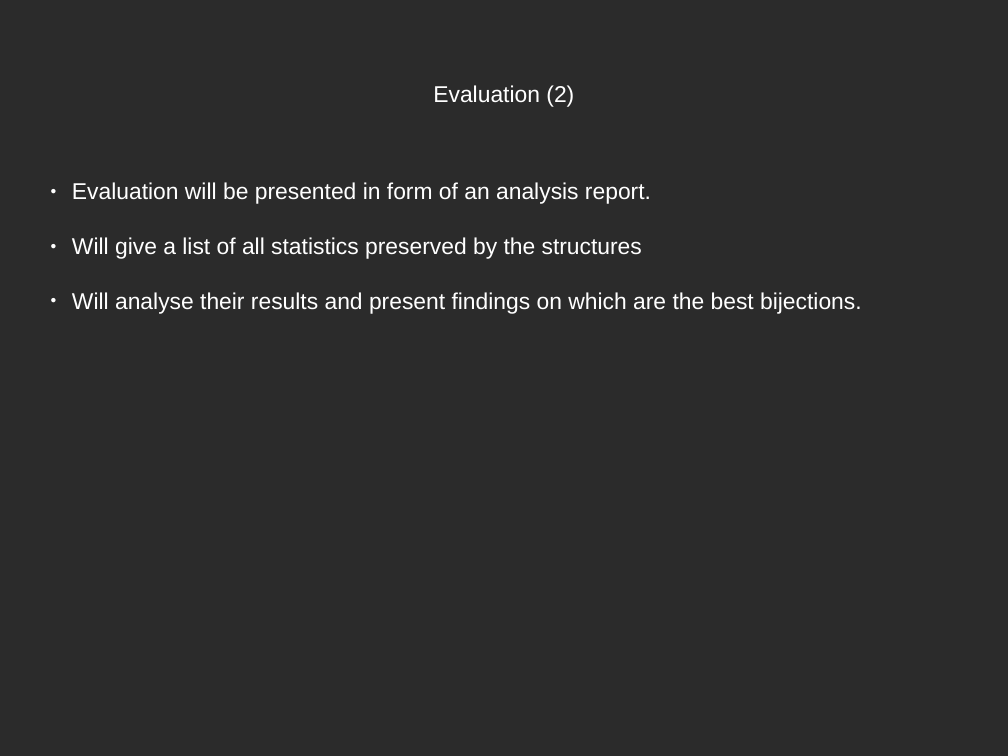
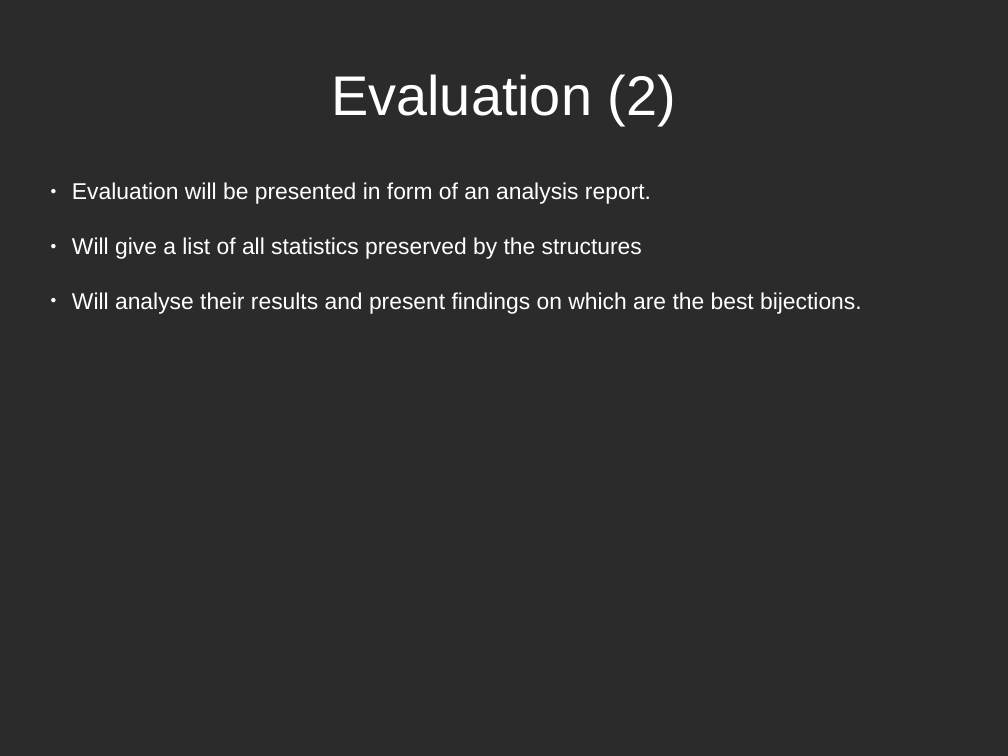
Before and after one commit to patons02/catalan-structures, a slide deck: slide 8 of posterPresentation/posterPresentation.odp. Drawn at 1008x756 pixels with LibreOffice and Linux fonts; fonts in the diff are those of the drawing; background and template pictures are left out; a plain dark background stands for a picture behind light text. Boxes give left, top, right and bottom in pixels: in the first picture for what was removed or moved away, otherwise in the second. Text is boxed around its words. In the diff, an @@ line names an element or a change of style, - is before the commit and + after.

```diff
--- a/posterPresentation/posterPresentation.odp
+++ b/posterPresentation/posterPresentation.odp
@@ text "Evaluation (2)" at [331,74,676,125]: size 18 to 44 pt @@
```
Also in this commit, not shown: 8 other slides changed, 1 slide added, 1 other file.
